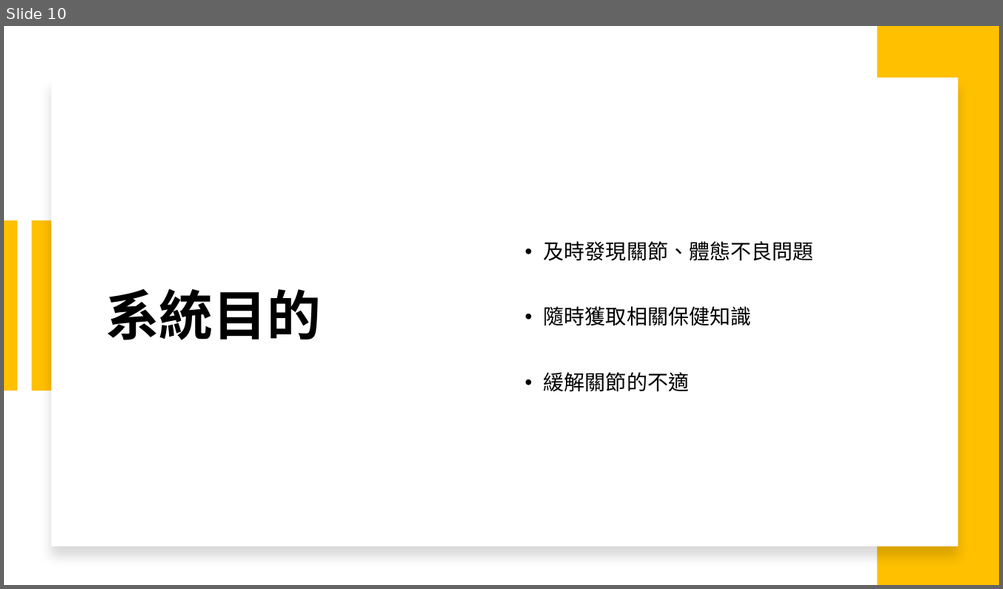
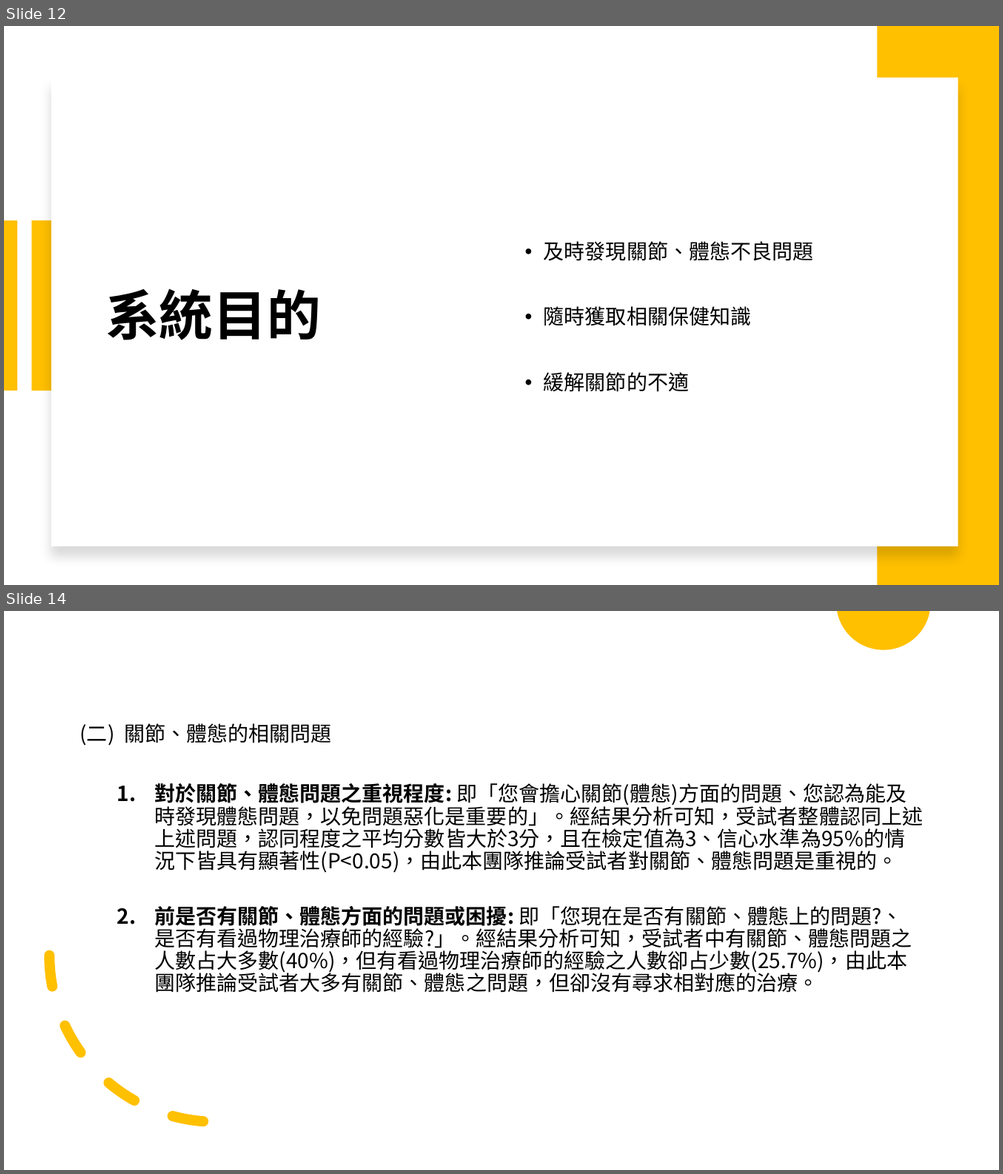
Before and after one commit to michaelchen1225/-, a slide deck: 企研/企研報告.pptx. Shown one above the other, each under a label of ours: slide 10 before the commit, slides 12 and 14 after it; the slides between them are not shown. The pictures are 1003x589 and 1003x1174 pixels, drawn with LibreOffice and Linux fonts; fonts in the diff are those of the drawing. Boxes give left, top, right and bottom in pixels: in the first picture for what was removed or moved away, otherwise in the second. Text is boxed around its words. In the diff, an @@ line names an element or a change of style, - is before the commit and + after.

```diff
--- a/企研/企研報告.pptx
+++ b/企研/企研報告.pptx
@@ slide 14 added at (x1=4, y1=611, x2=999, y2=1170), background #FFFFFF @@
@@ freeform shape added at (x1=836, y1=611, x2=929, y2=649), fill #FFC000 @@
@@ text added at (x1=79, y1=723, x2=922, y2=993), 20 pt, text #000000 @@
+(二) 關節、體態的相關問題
+  1. 對於關節、體態問題之重視程度: 即「您會擔心關節(體態)方面的問題、您認為能及時發現體態問題，以免問題惡化是重要的」。經結果分析可知，受試者整體認同上述上述問題，認同程度之平均分數皆大於3分，且在檢定值為3、信心水準為95%的情況下皆具有顯著性(P<0.05)，由此本團隊推論受試者對關節、體態問題是重視的。
+  2. 前是否有關節、體態方面的問題或困擾: 即「您現在是否有關節、體態上的問題?、是否有看過物理治療師的經驗?」。經結果分析可知，受試者中有關節、體態問題之人數占大多數(40%)，但有看過物理治療師的經驗之人數卻占少數(25.7%)，由此本團隊推論受試者大多有關節、體態之問題，但卻沒有尋求相對應的治療。
@@ arc (boxed as its full ellipse) added at (x1=50, y1=789, x2=383, y2=1123), outline #FFC000 10 pt dashed @@
@@ what was slide 10 is now slide 12 @@
```
Also in this commit, not shown: 8 slides changed, 10 other slides added, 6 slides removed, 8 other files.
